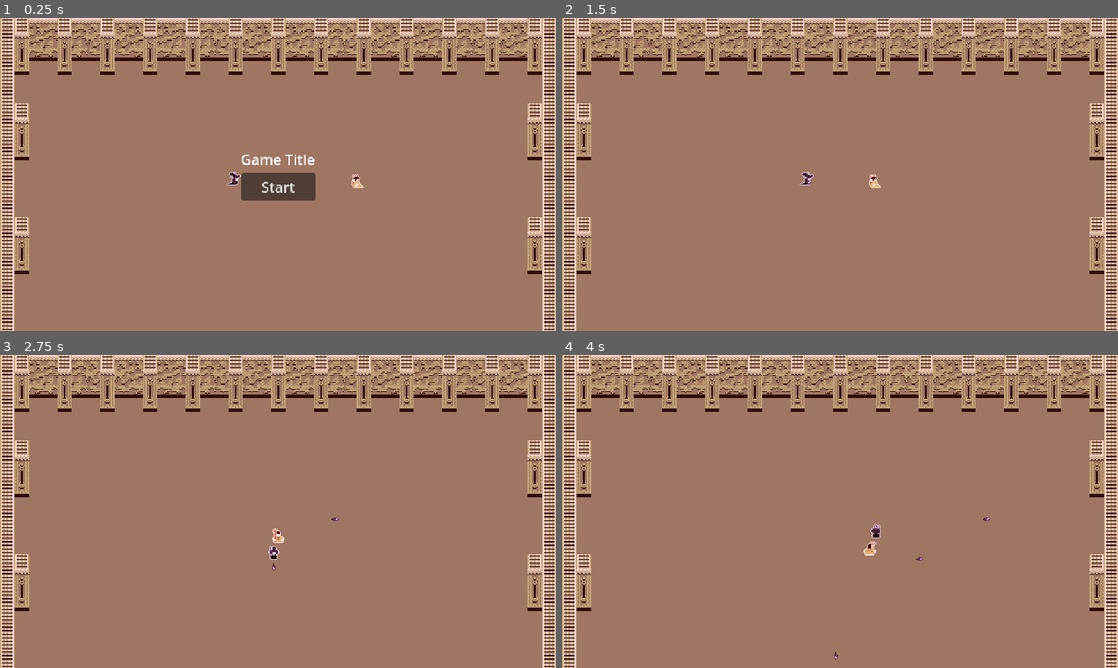
Above: before the commit, frames 1-4 (two rows, left to right).
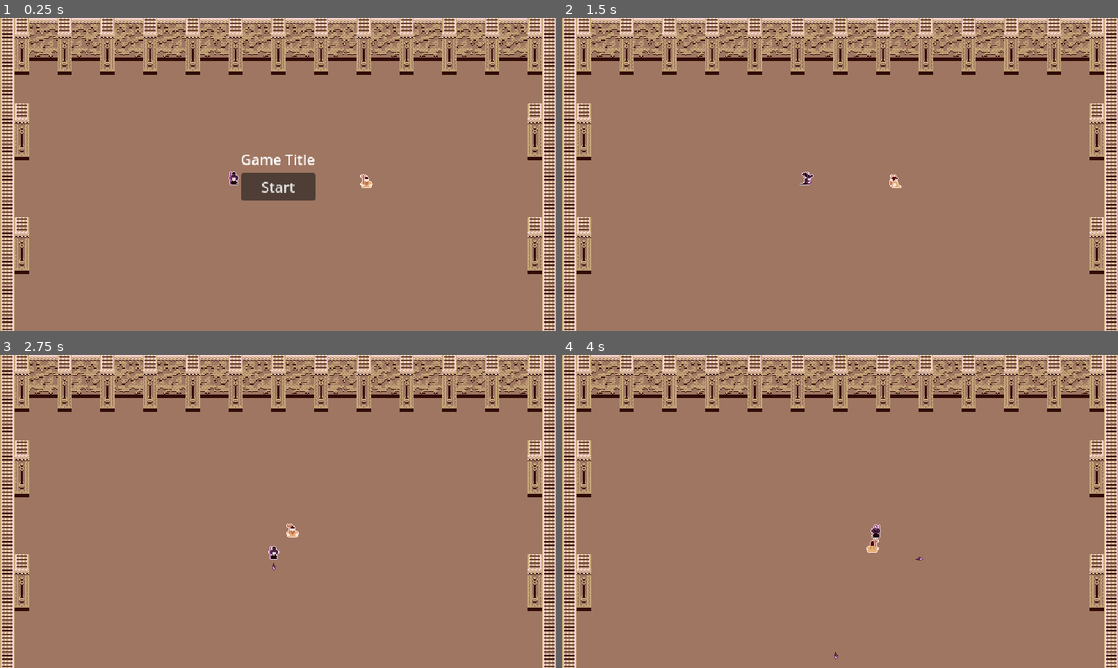
Above: after the commit, the same moments.

Repository: DanWaywell/collab_jam_game
Game: Godot game, scene res://game.tscn
The game is run twice, just before and just after one commit, with the same random seed, the same clock (stepped at 60 frames per second) and the same inputs.
Inputs (mouse positions are in pixels of both pictures, inside the frame that each line leads up to):
- Up to frame 1 (0.25 s): no input
- Up to frame 2 (1.5 s): click "Start" at 0.5 s; move the mouse to (962, 158) at 1.27 s; hold D (move_right) from 1.28 s (still down); tap Space (action_1) at 1.35 s
- Up to frame 3 (2.75 s): move the mouse to (166, 527) at 2.02 s; release D (move_right) at 2.03 s; hold S (move_down) from 2.03 s (still down); tap Space (action_1) at 2.1 s
- Up to frame 4 (4 s): move the mouse to (895, 442) at 2.77 s; release S (move_down) at 2.78 s; hold D (move_right) 2.78-3.53 s; tap Space (action_1) at 2.85, 3.6 s; move the mouse to (812, 574) at 3.52 s; hold W (move_up) from 3.53 s (still down)

The runs differ from the first frame. In frame 1, 0.2% of the frame differs, in the area x 40-67%, y 49-55%; in frame 2, 0.1%; in frame 3, 0.2%; in frame 4, 0.1%.

Commit message:
Tidy and remove world.tscn

Diff:
--- a/src/game.gd
+++ b/src/game.gd
@@ -1,16 +1,11 @@
-extends Node
+extends Node2D
 
 @onready var ui: CanvasLayer = $UI
-@onready var world: Node2D = $World
 
 
+func start_game():
+	process_mode = Node.PROCESS_MODE_PAUSABLE
 
-func _ready() -> void:
-#	AudioGlobal.set_music_state(AudioGlobal.STATE.MAINMENU)
-	pass
-
-func start_game():
-	pass
 
 func reset_game():
 	pass
--- a/src/game.tscn
+++ b/src/game.tscn
@@ -1,12 +1,23 @@
-[gd_scene load_steps=4 format=3 uid="uid://b08ig35eso0ox"]
+[gd_scene load_steps=6 format=3 uid="uid://b08ig35eso0ox"]
 
 [ext_resource type="Script" uid="uid://b7j4utq80hr78" path="res://game.gd" id="1_80nbo"]
-[ext_resource type="PackedScene" uid="uid://lfe16p1kgndg" path="res://world/world.tscn" id="2_feb5d"]
+[ext_resource type="PackedScene" uid="uid://d3hvkkumuenkk" path="res://arena/arena.tscn" id="3_7jktm"]
+[ext_resource type="PackedScene" uid="uid://cg3jfm0s4gfj4" path="res://character/character.tscn" id="4_ryrav"]
 [ext_resource type="PackedScene" uid="uid://btkeixeq5foot" path="res://ui/ui.tscn" id="5_eow3j"]
+[ext_resource type="PackedScene" uid="uid://dk8rn71qxwpvw" path="res://opponent/opponent.tscn" id="5_j5wjh"]
 
-[node name="Game" type="Node"]
+[node name="Game" type="Node2D"]
+process_mode = 4
 script = ExtResource("1_80nbo")
 
 [node name="UI" parent="." instance=ExtResource("5_eow3j")]
+process_mode = 3
 
-[node name="World" parent="." instance=ExtResource("2_feb5d")]
+[node name="Arena" parent="." instance=ExtResource("3_7jktm")]
+
+[node name="Character" parent="." instance=ExtResource("4_ryrav")]
+unique_name_in_owner = true
+position = Vector2(262, 184)
+
+[node name="Opponent" parent="." instance=ExtResource("5_j5wjh")]
+position = Vector2(411, 183)
--- a/src/projectile/projectile.gd
+++ b/src/projectile/projectile.gd
@@ -20,6 +20,8 @@
 	if body.has_method("take_damage"):
 		body.take_damage(damage)
 
+	queue_free()
+
 
 func _on_timer_timeout() -> void:
 	queue_free()
--- a/src/ui/ui.gd
+++ b/src/ui/ui.gd
@@ -3,6 +3,7 @@
 
 func _on_start_button_pressed() -> void:
 	hide()
+	get_parent().start_game()
 	AudioGlobal.set_music_state(AudioGlobal.STATE.FIGHT) #fade to fight music
 	AudioGlobal.play_sound("button_1")
 
--- a/src/world/world.gd
+++ /dev/null
@@ -1 +0,0 @@
-extends Node2D
--- a/src/world/world.tscn
+++ /dev/null
@@ -1,18 +0,0 @@
-[gd_scene load_steps=5 format=3 uid="uid://lfe16p1kgndg"]
-
-[ext_resource type="PackedScene" uid="uid://d3hvkkumuenkk" path="res://arena/arena.tscn" id="1_4717r"]
-[ext_resource type="Script" uid="uid://d3xtuon0jslq6" path="res://world/world.gd" id="1_h5o24"]
-[ext_resource type="PackedScene" uid="uid://cg3jfm0s4gfj4" path="res://character/character.tscn" id="2_h5o24"]
-[ext_resource type="PackedScene" uid="uid://dk8rn71qxwpvw" path="res://opponent/opponent.tscn" id="3_mmdvd"]
-
-[node name="World" type="Node2D"]
-script = ExtResource("1_h5o24")
-
-[node name="Arena" parent="." instance=ExtResource("1_4717r")]
-
-[node name="Opponent" parent="Arena" instance=ExtResource("3_mmdvd")]
-position = Vector2(411, 183)
-
-[node name="Character" parent="." instance=ExtResource("2_h5o24")]
-unique_name_in_owner = true
-position = Vector2(262, 184)
Not shown, removed: src/world/world.gd.uid
